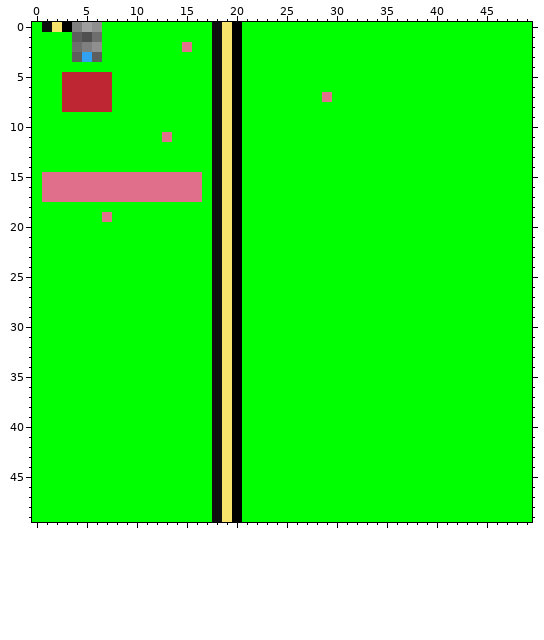
Pixel-art sprite -- FinalProject/app/src/main/res/drawable/level1_small.png. Above is the file before it was changed.
The file is 50x50 pixels. Colours within 5 levels of each other are drawn and written as one.
The same view after the edit:
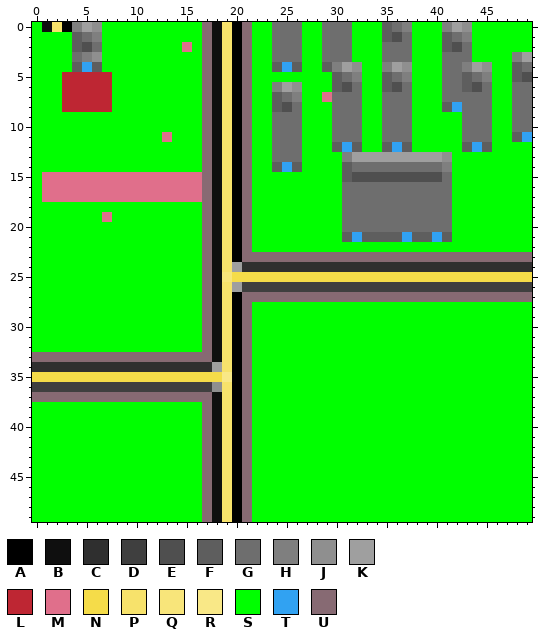
Palette (. is transparent): A #000000  B #0f0f0f  C #2f2f2f  D #3f3f3f  E #4f4f4f  F #5e5e5e  G #6e6e6e  H #7f7f7f  J #8f8f8f  K #9f9f9f  L #be2633  M #e06f8b  N #f5dc49  P #f7e26b  Q #f8e57a  R #f9e887  S #00ff00  T #31a2f2  U #876a73
Difference:
Changed rows in their new state; - is an unchanged pixel.
first column x 0:
 0 -----------------U---U--GGG--GGG---FGH---HKJ------
 1 -----GH----------U---U--GGG--GGG---FEG---FGH------
 2 ----FEG----------U---U--GGG--GGG---GGG---FEG------
 3 ----GHJ----------U---U--GGG--GGG---GGG---GGG----HK
 4 ----FTF----------U---U--FTF--FHKJ--HKJ---GGHKJ--FG
 5 -----------------U---U--------FGH--FGH---GGFGH--FE
 6 -----------------U---U--HKJ---FEG--FEG---GGFEG--GG
 7 -----------------U---U--FGH---GGG--GGG---GGGGG--GG
 8 -----------------U---U--FEG---GGG--GGG---FTGGG--GG
 9 -----------------U---U--GGG---GGG--GGG-----GGG--GG
10 -----------------U---U--GGG---GGG--GGG-----GGG--GG
11 -----------------U---U--GGG---GGG--GGG-----GGG--FT
12 -----------------U---U--GGG---FTF--FTF-----FTF----
13 -----------------U---U--GGG----HKKKKKKKKKJ--------
14 -----------------U---U--FTF----FGGGGGGGGGH--------
15 -----------------U---U---------FEEEEEEEEEG--------
16 -----------------U---U---------GGGGGGGGGGG--------
17 -----------------U---U---------GGGGGGGGGGG--------
18 -----------------U---U---------GGGGGGGGGGG--------
19 -----------------U---U---------GGGGGGGGGGG--------
20 -----------------U---U---------GGGGGGGGGGG--------
21 -----------------U---U---------FTFFFFTFFTF--------
22 -----------------U---U----------------------------
23 -----------------U---UUUUUUUUUUUUUUUUUUUUUUUUUUUUU
24 -----------------U--KCCCCCCCCCCCCCCCCCCCCCCCCCCCCC
25 -----------------U-QNNNNNNNNNNNNNNNNNNNNNNNNNNNNNN
26 -----------------U--KDDDDDDDDDDDDDDDDDDDDDDDDDDDDD
27 -----------------U---UUUUUUUUUUUUUUUUUUUUUUUUUUUUU
28 -----------------U---U----------------------------
29 -----------------U---U----------------------------
30 -----------------U---U----------------------------
31 -----------------U---U----------------------------
32 -----------------U---U----------------------------
33 UUUUUUUUUUUUUUUUUU---U----------------------------
34 CCCCCCCCCCCCCCCCCCK--U----------------------------
35 NNNNNNNNNNNNNNNNNNNR-U----------------------------
36 DDDDDDDDDDDDDDDDDDJ--U----------------------------
37 UUUUUUUUUUUUUUUUUU---U----------------------------
38 -----------------U---U----------------------------
39 -----------------U---U----------------------------
40 -----------------U---U----------------------------
41 -----------------U---U----------------------------
42 -----------------U---U----------------------------
43 -----------------U---U----------------------------
44 -----------------U---U----------------------------
45 -----------------U---U----------------------------
46 -----------------U---U----------------------------
47 -----------------U---U----------------------------
48 -----------------U---U----------------------------
49 -----------------U---U----------------------------
Boxes around the changes in both pictures, in picture pixels (x1, y1, x2, y2):
changed: (32, 22, 532, 522)
